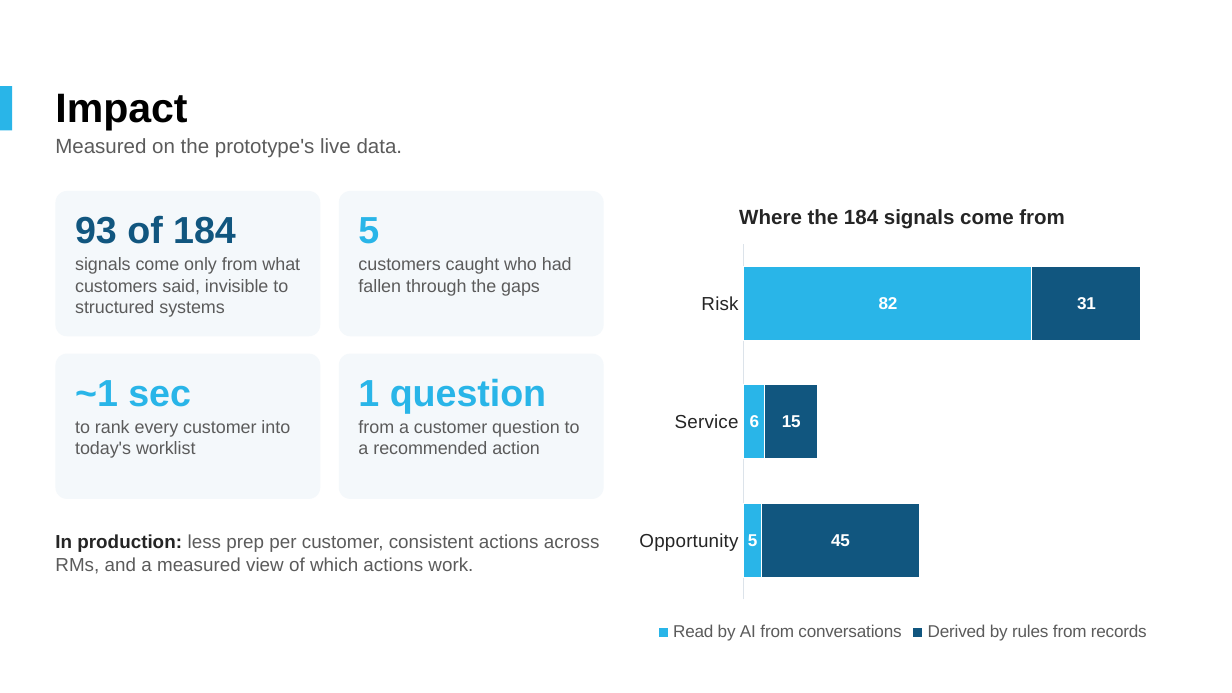
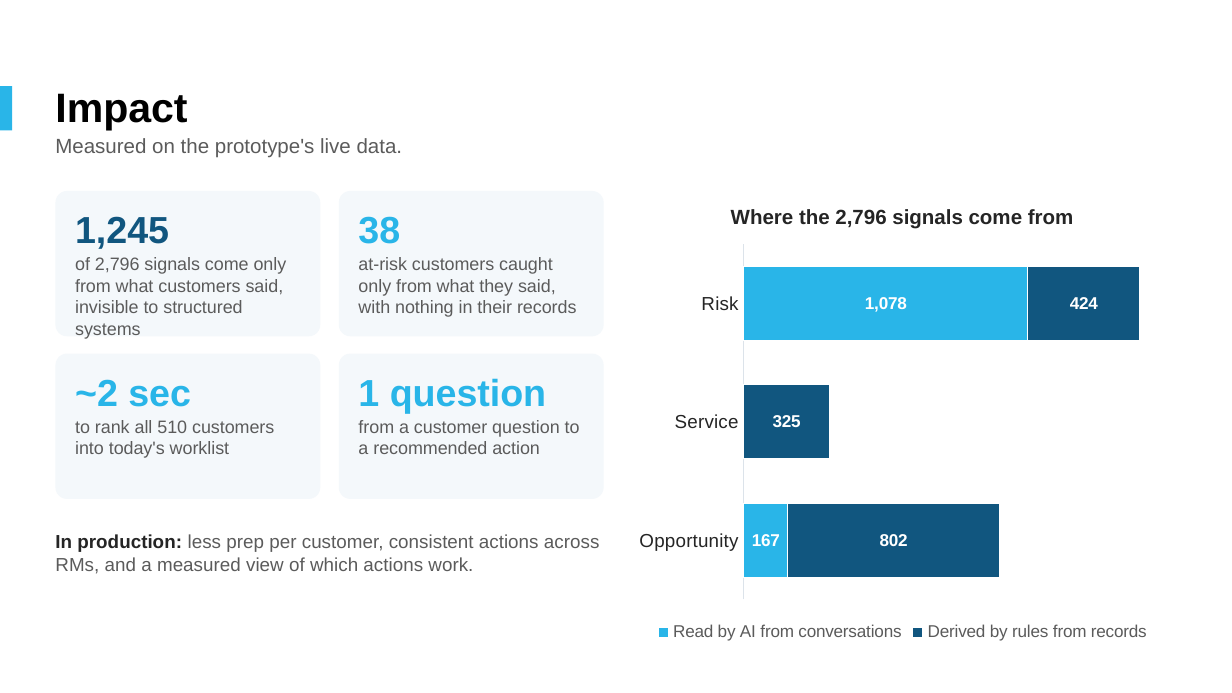
Before and after one commit to sairajsawant/snowflake-c360, a slide deck: slide 15 of deck/Customer360_Decisioning_Platform_Snowflake.pptx. Drawn at 1232x693 pixels with LibreOffice and Linux fonts; fonts in the diff are those of the drawing; background and template pictures are left out. Boxes give left, top, right and bottom in pixels: in the first picture for what was removed or moved away, otherwise in the second. Text is boxed around its words. In the diff, an @@ line names an element or a change of style, - is before the commit and + after.

Commit message:
feat: scale book to 510 customers
Generated with [Snowflake CoCo](https://docs.snowflake.com/en/user-guide/cortex-code/cortex-code)

```diff
--- a/deck/Customer360_Decisioning_Platform_Snowflake.pptx
+++ b/deck/Customer360_Decisioning_Platform_Snowflake.pptx
@@ bar stacked chart at box(628, 185, 1177, 647) @@
@@ title "Where the 184 signals come from" to "Where the 2,796 signals come from" @@
@@ Read by AI from conversations, Risk: 82 to 1078 @@
@@ Read by AI from conversations, Service: 6 to 0 @@
@@ Read by AI from conversations, Opportunity: 5 to 167 @@
@@ data labels of Read by AI from conversations changed @@
@@ Derived by rules from records, Risk: 31 to 424 @@
@@ Derived by rules from records, Service: 15 to 325 @@
@@ Derived by rules from records, Opportunity: 45 to 802 @@
@@ data labels of Derived by rules from records changed @@
@@ text at box(75, 216, 169, 249): text changed @@
-93 of 184
+1,245
@@ text at box(358, 216, 400, 244): text changed @@
-5
+38
@@ text at box(75, 257, 287, 313): text changed @@
-signals come only from what customers said, invisible to structured systems
+of 2,796 signals come only from what customers said, invisible to structured systems
@@ text at box(358, 257, 577, 317): text changed @@
-customers caught who had fallen through the gaps
+at-risk customers caught only from what they said, with nothing in their records
@@ text at box(75, 379, 191, 407): text changed @@
-~1 sec
+~2 sec
@@ text at box(75, 420, 274, 458): text changed @@
-to rank every customer into today's worklist
+to rank all 510 customers into today's worklist
```
Also in this commit, not shown: 2 other slides changed, 15 other files.
